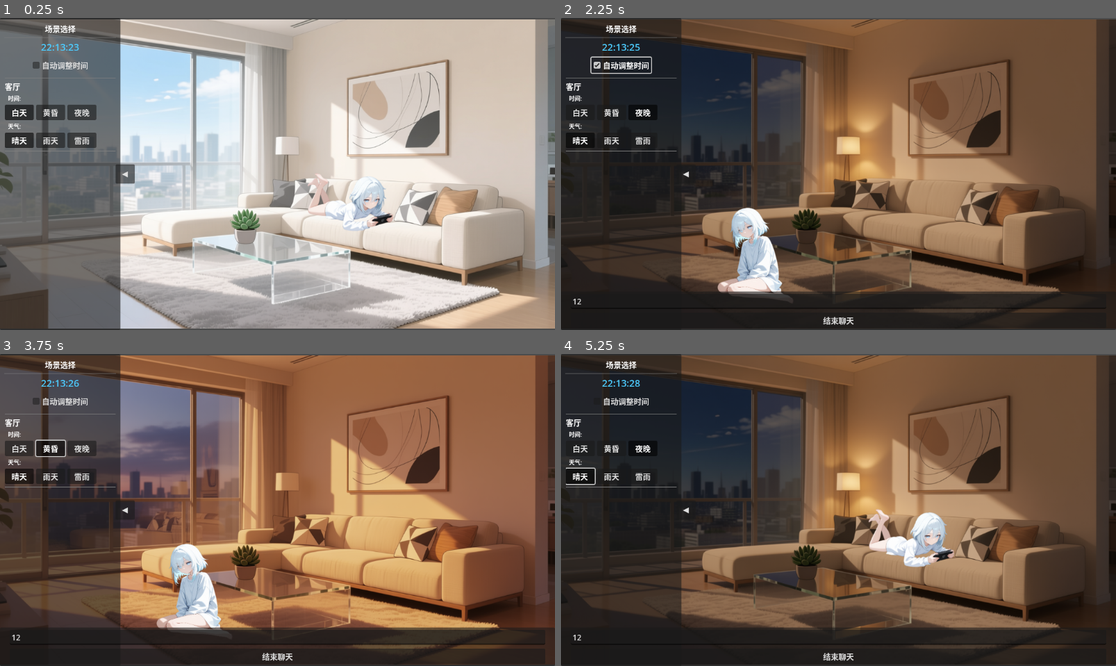
Above: before the commit, frames 1-4 (two rows, left to right).
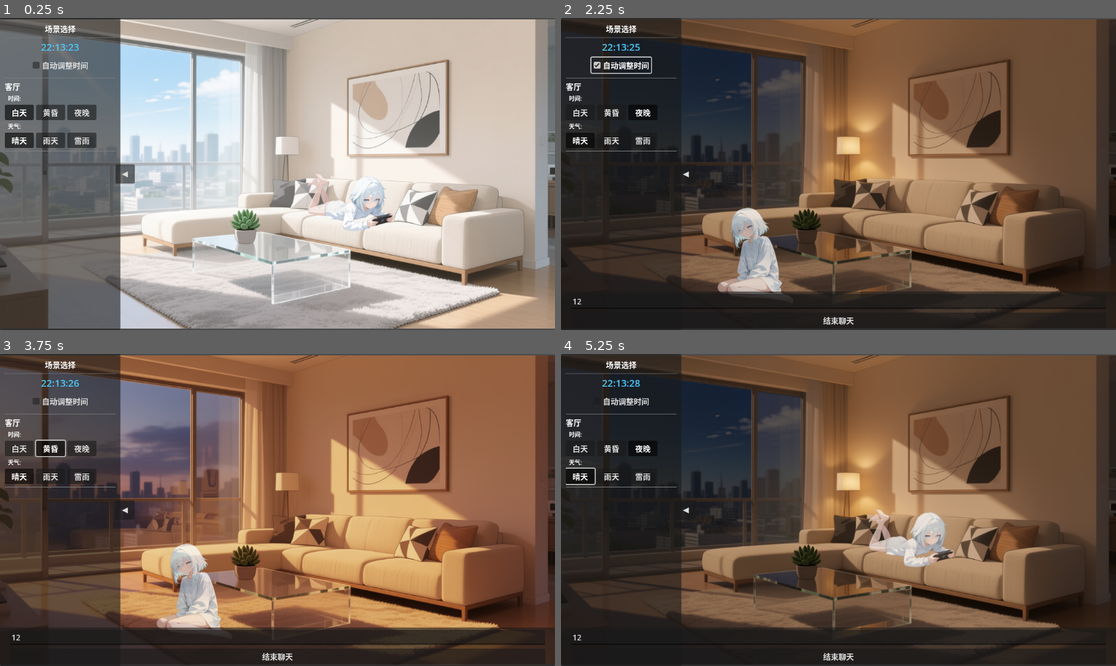
Above: after the commit, the same moments.

Repository: xhc2008/CABM-ED
Game: Godot game, scene res://scripts/main.tscn
Two runs of this game, one before a commit and one after it. Both use one fixed random seed, a clock stepped at 60 frames per second and the inputs below.
Inputs (mouse positions are in pixels of both pictures, inside the frame that each line leads up to):
- Up to frame 1 (0.25 s): no input
- Up to frame 2 (2.25 s): click (910, 202) at 0.5 s; click (838, 301) at 1.27 s; type "12" at 1.35 s; click "自动调整时间" at 2 s
- Up to frame 3 (3.75 s): click "白天" at 2.75 s; click "黄昏" at 3.5 s
- Up to frame 4 (5.25 s): click "夜晚" at 4.25 s; click "晴天" at 5 s

The runs differ from the first frame. In frame 1, less than 0.1% of the frame differs, in the area x 67-71%, y 63-67%; in frame 2, 1.7%, in the area x 28-40%, y 60-88%; in frame 3, 1.6%; in frame 4, 1.2%.

Commit message:
fix: 动画

Diff:
--- a/scripts/character.gd
+++ b/scripts/character.gd
@@ -128,7 +128,12 @@
 		# 更新位置和缩放
 		_update_position_and_scale_from_preset()
 
+		# 渐入动画
+		modulate.a = 0.0
 		visible = true
+		var fade_in_tween = create_tween()
+		fade_in_tween.tween_property(self, "modulate:a", 1.0, 0.5).set_trans(Tween.TRANS_CUBIC).set_ease(Tween.EASE_OUT)
+
 		print("角色已加载: ", image_path, " 预设位置: ", original_preset.position, " 实际位置: ", position)
 	else:
 		print("角色图片不存在: ", image_path)
--- a/scripts/chat_dialog.gd
+++ b/scripts/chat_dialog.gd
@@ -8,12 +8,14 @@
 @onready var message_label: Label = $MarginContainer/VBoxContainer/MessageLabel
 @onready var input_field: LineEdit = $MarginContainer/VBoxContainer/InputField
 @onready var end_button: Button = $MarginContainer/VBoxContainer/EndButton
+@onready var continue_indicator: Label = $ContinueIndicator
 
 var app_config: Dictionary = {}
 var is_input_mode: bool = true
 var current_message: String = ""
 var typing_timer: Timer
 var char_index: int = 0
+var waiting_for_continue: bool = false
 
 const INPUT_HEIGHT = 80.0
 const REPLY_HEIGHT = 200.0
@@ -39,6 +41,12 @@
 	visible = false
 	modulate.a = 0.0
 	scale = Vector2(0.8, 0.8)
+
+func _input(event):
+	# 在等待继续状态时，点击任意位置继续
+	if waiting_for_continue and event is InputEventMouseButton:
+		if event.pressed and event.button_index == MOUSE_BUTTON_LEFT:
+			_on_continue_clicked()
 
 func _load_config():
 	var config_path = "res://config/app_config.json"
@@ -67,9 +75,11 @@
 
 func _setup_input_mode():
 	is_input_mode = true
+	waiting_for_continue = false
 	character_name_label.visible = false
 	message_label.visible = false
 	input_field.visible = true
+	continue_indicator.visible = false
 	input_field.text = ""
 	input_field.placeholder_text = "输入消息..."
 	custom_minimum_size.y = INPUT_HEIGHT
@@ -162,6 +172,36 @@
 		char_index += 1
 	else:
 		typing_timer.stop()
-		# 打字完成后，等待一段时间再切换回输入模式
-		await get_tree().create_timer(1.5).timeout
-		_transition_to_input_mode()
+		# 打字完成后，显示继续指示器并等待用户点击
+		_show_continue_indicator()
+
+func _show_continue_indicator():
+	waiting_for_continue = true
+	continue_indicator.visible = true
+	continue_indicator.modulate.a = 0.0
+
+	# 淡入动画
+	var fade_tween = create_tween()
+	fade_tween.tween_property(continue_indicator, "modulate:a", 1.0, 0.3)
+
+	# 循环闪烁动画
+	await fade_tween.finished
+	_start_indicator_blink()
+
+func _start_indicator_blink():
+	var blink_tween = create_tween()
+	blink_tween.set_loops()
+	blink_tween.tween_property(continue_indicator, "modulate:a", 0.3, 0.6)
+	blink_tween.tween_property(continue_indicator, "modulate:a", 1.0, 0.6)
+
+func _on_continue_clicked():
+	if not waiting_for_continue:
+		return
+
+	waiting_for_continue = false
+
+	# 隐藏指示器
+	continue_indicator.visible = false
+
+	# 切换回输入模式
+	_transition_to_input_mode()
--- a/scripts/main.tscn
+++ b/scripts/main.tscn
@@ -134,6 +134,26 @@
 layout_mode = 2
 text = "结束聊天"
 
+[node name="ContinueIndicator" type="Label" parent="ChatDialog"]
+visible = false
+layout_mode = 1
+anchors_preset = 3
+anchor_left = 1.0
+anchor_top = 1.0
+anchor_right = 1.0
+anchor_bottom = 1.0
+offset_left = -40.0
+offset_top = -40.0
+offset_right = -10.0
+offset_bottom = -10.0
+grow_horizontal = 0
+grow_vertical = 0
+theme_override_colors/font_color = Color(1, 0.9, 0.3, 1)
+theme_override_font_sizes/font_size = 24
+text = "▼"
+horizontal_alignment = 1
+vertical_alignment = 1
+
 [node name="CharacterDebugHelper" type="Control" parent="."]
 layout_mode = 1
 anchors_preset = 15
Not shown, changed: README.md
